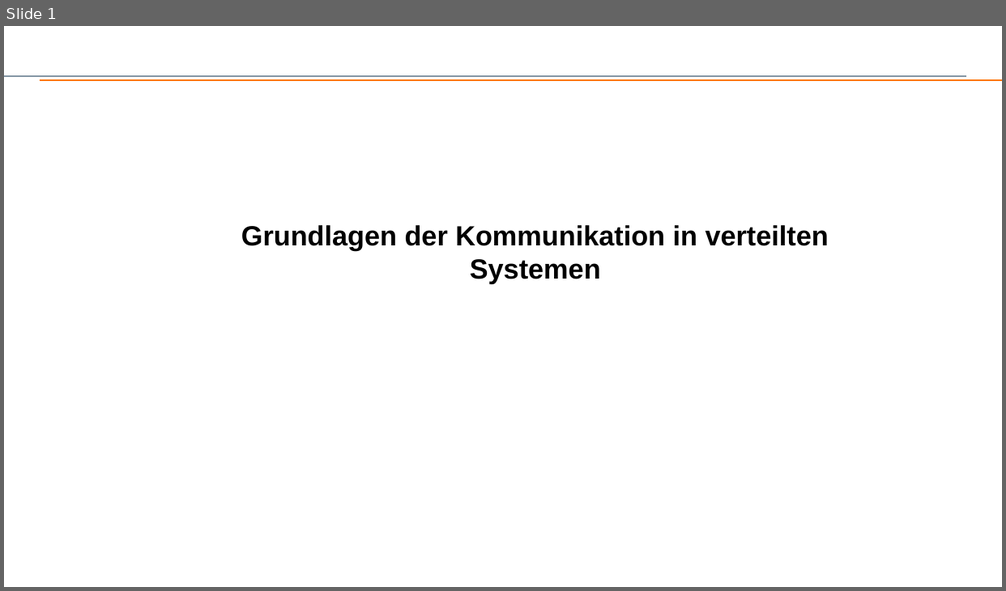
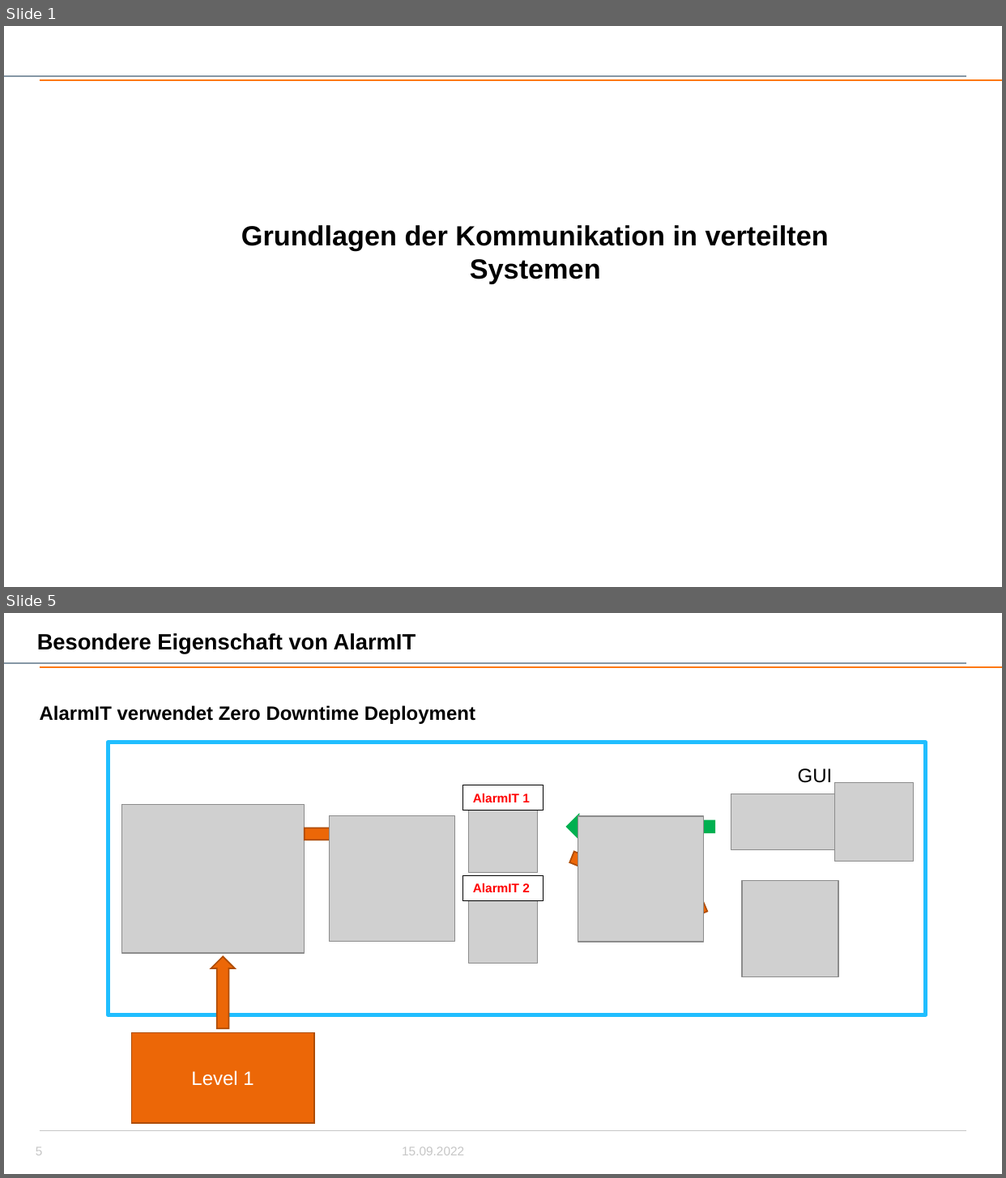
Before and after one commit to JeremiePlanta/testtest, a slide deck: KommunikationVerteilteSysteme.pptx. Shown one above the other, each under a label of ours: slide 1 before the commit, slides 1 and 5 after it; the slides between them are not shown. The pictures are 1006x591 and 1006x1178 pixels, drawn with LibreOffice and Linux fonts; fonts in the diff are those of the drawing; grey boxes stand for pictures; background and template pictures are left out. Boxes give left, top, right and bottom in pixels: in the first picture for what was removed or moved away, otherwise in the second. Text is boxed around its words. In the diff, an @@ line names an element or a change of style, - is before the commit and + after.

```diff
--- a/KommunikationVerteilteSysteme.pptx
+++ b/KommunikationVerteilteSysteme.pptx
@@ slide 5 added at (4, 613, 1002, 1174), background #FFFFFF; not listed: 2 template elements that a slide beside it also shows @@
@@ title added at (37, 633, 416, 654), 16 pt, text #000000, bold @@
+Besondere Eigenschaft von AlarmIT
@@ text added at (40, 705, 475, 724), 14 pt, text #000000, bold @@
+AlarmIT verwendet Zero Downtime Deployment
@@ rectangle added at (108, 743, 925, 1015), outline #20BEFF 3 pt @@
@@ text added at (798, 769, 833, 783), 14 pt, text #000000 @@
+GUI
@@ picture added at (834, 782, 913, 862) @@
@@ picture added at (121, 805, 305, 953) @@
@@ rectangle added at (463, 786, 543, 811), fill #FFFFFF, outline #000000 0.75 pt, 9 pt, text #FF0000, bold @@
+AlarmIT 1
@@ picture added at (469, 805, 538, 874) @@
@@ picture added at (731, 794, 902, 850) @@
@@ right arrow added at (305, 823, 450, 846), fill #EC6707, outline #AF4C05 1 pt @@
@@ picture added at (330, 815, 455, 941) @@
@@ right arrow added at (567, 815, 714, 838), fill #00B050, outline #00B050 1 pt @@
@@ picture added at (577, 816, 704, 943) @@
@@ right arrow added at (568, 846, 712, 922), fill #EC6707, outline #AF4C05 1 pt @@
@@ rectangle added at (463, 875, 543, 901), fill #FFFFFF, outline #000000 0.75 pt, 9 pt, text #FF0000, bold @@
+AlarmIT 2
@@ picture added at (469, 894, 538, 963) @@
@@ picture added at (743, 880, 839, 977) @@
@@ right arrow added at (211, 957, 235, 1029), fill #EC6707, outline #AF4C05 1 pt @@
@@ rectangle added at (132, 1033, 314, 1123), fill #EC6707, outline #AF4C05 1 pt, 14 pt, text #FFFFFF @@
+Level 1
@@ line added from (39, 1131) to (967, 1131), #C6C6C6 0.5 pt @@
@@ text added at (402, 1147, 464, 1156), 9 pt, text #C6C6C6 @@
+15.09.2022
@@ page number added at (36, 1148, 43, 1156), 9 pt, text #C6C6C6 @@
+5
```
Also in this commit, not shown: 11 slides changed, 1 other slide added, 1 slide removed.
